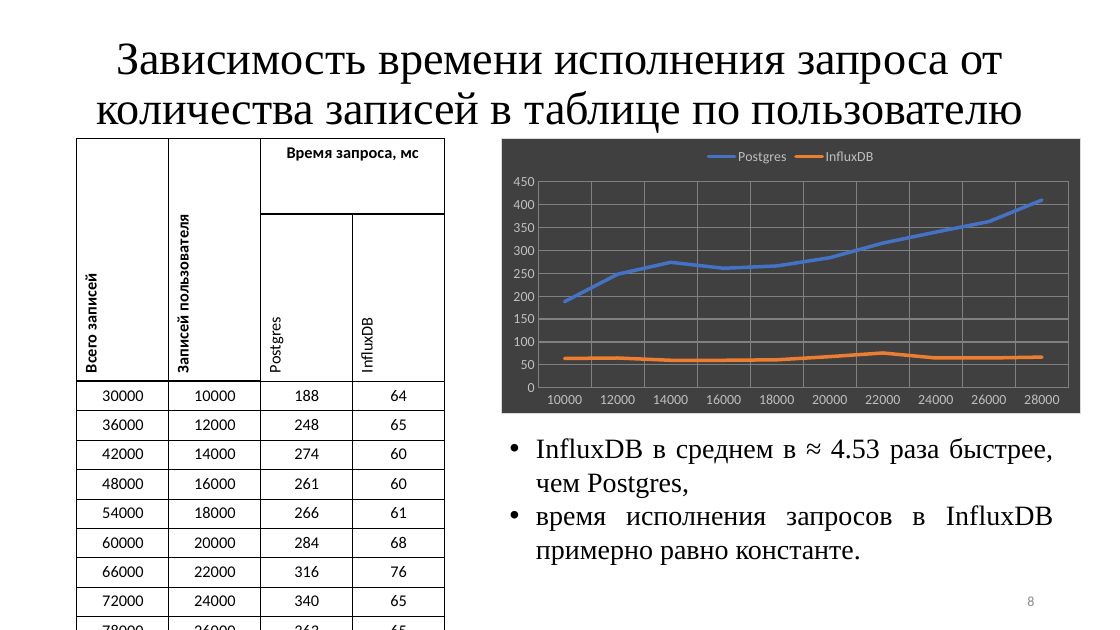
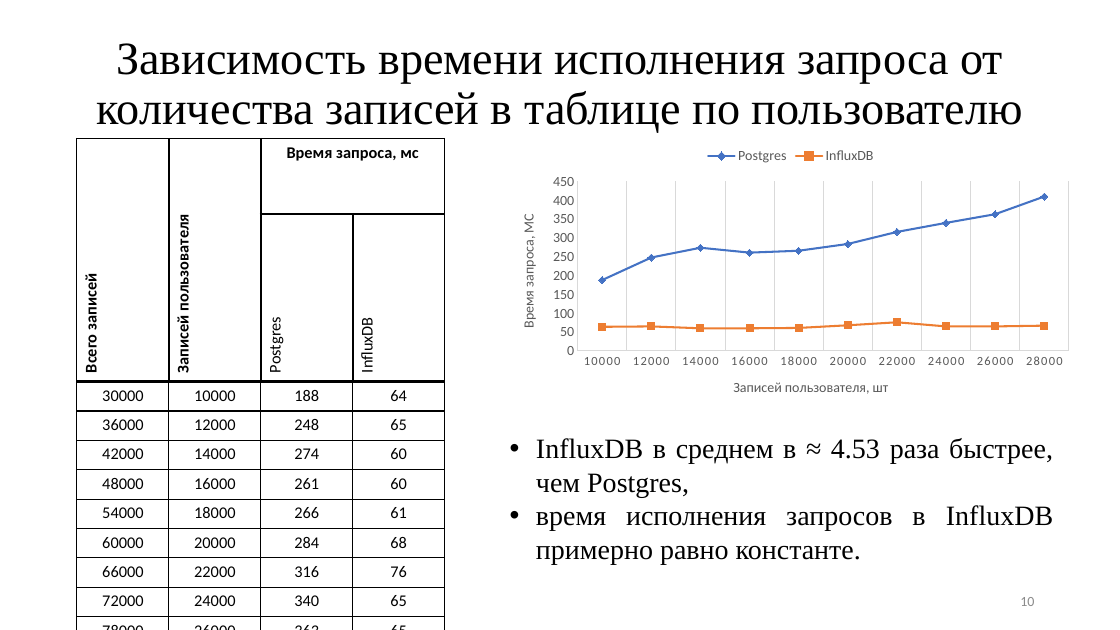
Before and after one commit to TheSawIsTheLaw/FatigueRecognitionSystem, a slide deck: slide 10 of Presentation/presentation.pptx (slide 8 before the commit). Drawn at 1120x630 pixels with LibreOffice and Linux fonts; fonts in the diff are those of the drawing. Boxes give left, top, right and bottom in pixels: in the first picture for what was removed or moved away, otherwise in the second. Text is boxed around its words. In the diff, an @@ line names an element or a change of style, - is before the commit and + after.

```diff
--- a/Presentation/presentation.pptx
+++ b/Presentation/presentation.pptx
@@ line chart at box(502, 139, 1081, 414) @@
@@ category axis title "" to "Записей пользователя, шт " @@
@@ value axis title "" to "Время запроса, МС " @@
@@ legend changed @@
@@ category axis changed @@
@@ value axis changed @@
@@ background changed @@
@@ border changed @@
@@ page number at box(1020, 597, 1034, 606): text changed @@
-8
+10
```
Also in this commit, not shown: 11 other slides changed, 2 slides added, 29 other files.
